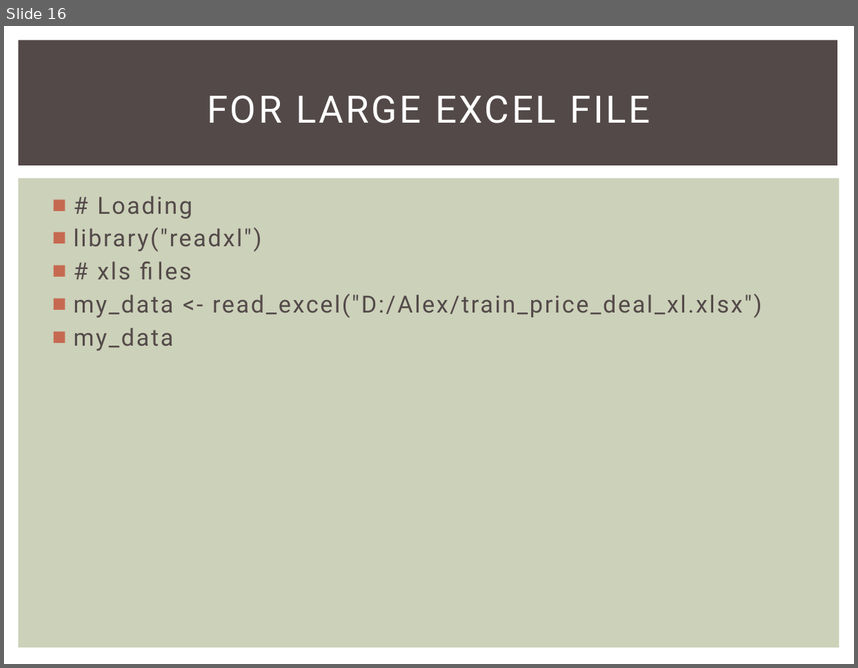
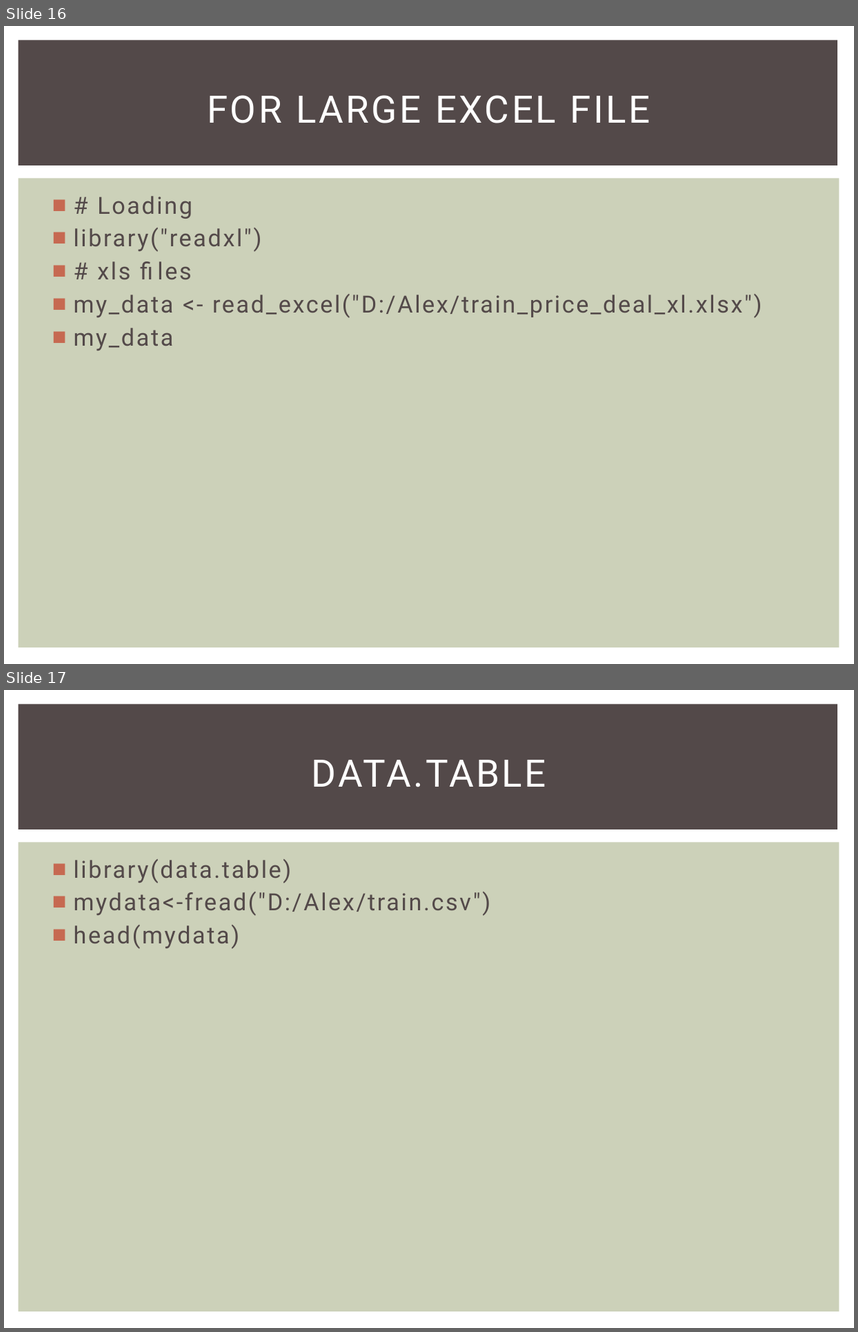
Before and after one commit to gpavankumar1974/Rnotes, a slide deck: RBasics/R excel 12.pptx. Shown one above the other, each under a label of ours: slide 16 before the commit, slides 16 and 17 after it. The pictures are 858x668 and 858x1332 pixels, drawn with LibreOffice and Linux fonts; fonts in the diff are those of the drawing. Boxes give left, top, right and bottom in pixels: in the first picture for what was removed or moved away, otherwise in the second. Text is boxed around its words. In the diff, an @@ line names an element or a change of style, - is before the commit and + after.

```diff
--- a/RBasics/R excel 12.pptx
+++ b/RBasics/R excel 12.pptx
@@ slide 17 added at [4, 690, 854, 1328], background #FFFFFF; not listed: 2 template elements that a slide beside it also shows @@
@@ title added at [312, 760, 546, 787], 32 pt, text #FFFFFF @@
+DATA.TABLE
@@ text added at [74, 859, 491, 949], 20 pt, text #534949 @@
+■ library(data.table)
+■ mydata<-fread("D:/Alex/train.csv")
+■ head(mydata)
```
Also in this commit, not shown: 40 other files.
